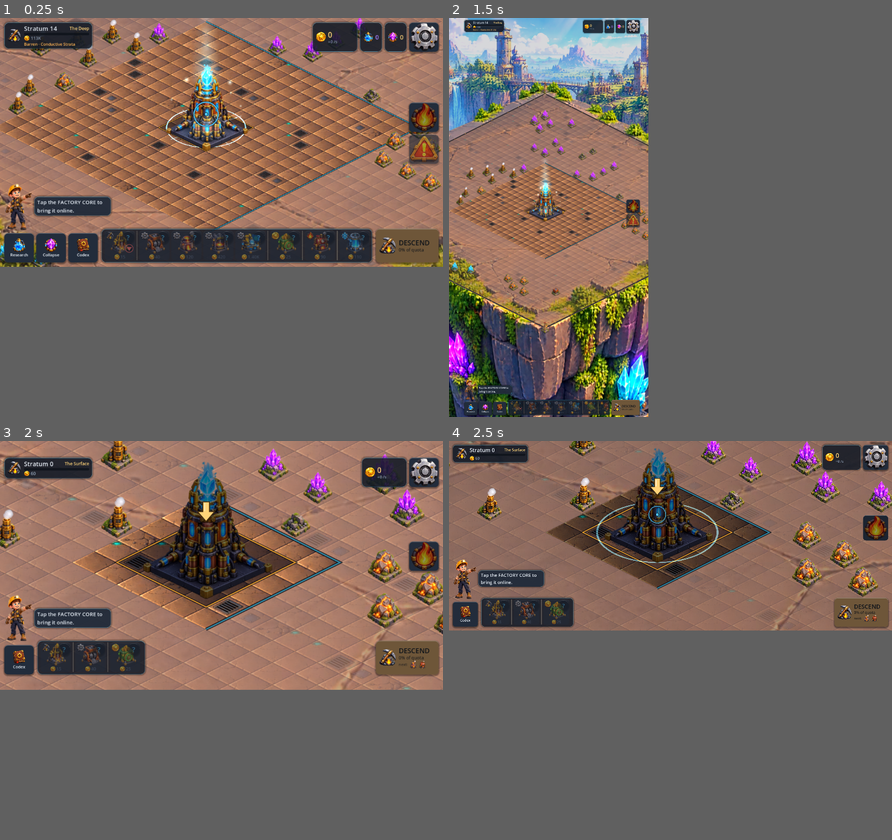
Above: before the commit, frames 1-4 (two rows, left to right).
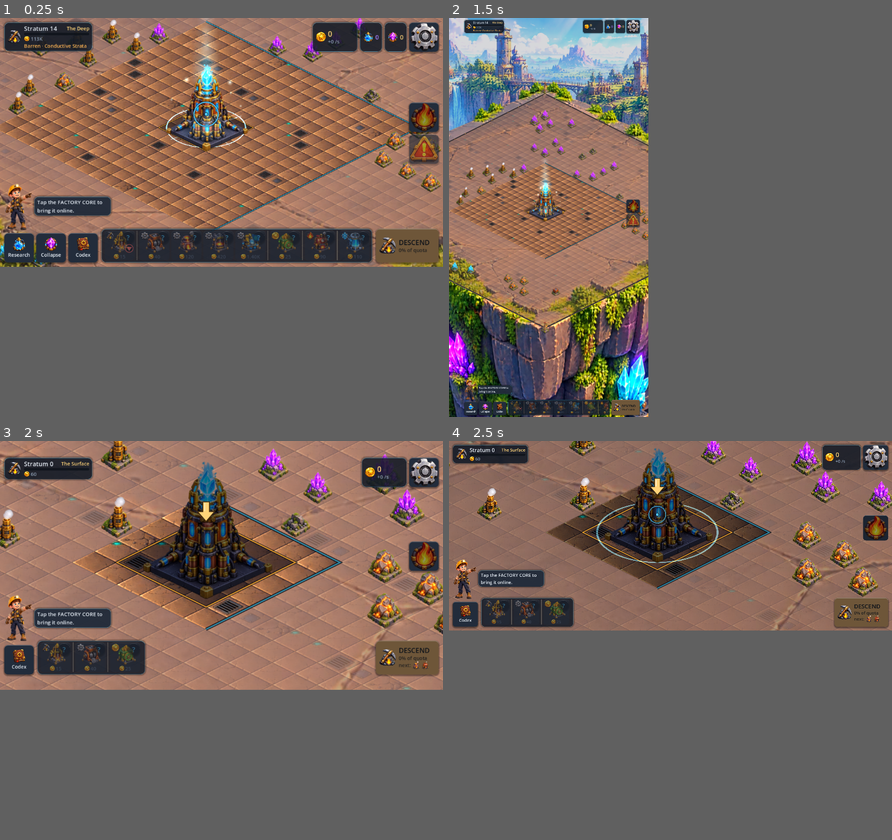
Above: after the commit, the same moments.

Repository: Furkiozknn/lodeworks
Game: Godot game, scene res://tools/layout_check.tscn
Same seed, same stepped clock (60 frames per second), same inputs: the game is played once before the commit and once after it. This scene is started directly instead of the project's main scene.
Inputs (mouse positions are in pixels of both pictures, inside the frame that each line leads up to):
- Up to frame 1 (0.25 s): no input
- Up to frame 2 (1.5 s): click (874, 101) at 0.52 s; click (874, 109) at 1.27 s
- Up to frame 3 (2 s): no input
- Up to frame 4 (2.5 s): click (874, 544) at 2.02 s

The runs differ from the first frame. In frame 1, 1.0% of the frame differs, in the area x 0-97%, y 2-61%; in frame 2, 0.2%; in frame 3, 0.5%; in frame 4, 0.4%.

Commit message:
Raise the smallest interface text from 13 to 16 units, and hold it there
The captions under Research, Collapse and Codex, the credits per second,
the stratum's rules, band and quota, Descend's line and every tray price
were 12-14 units: 7.8 dp on an 18:9 phone at 400 dpi. They are now
main.TEXT_MIN, 16 units, 9.6 dp. The layout check reports the smallest
shown text in dp on every screen shape and fails on any under the floor;
all 11 shapes x 3 safe areas still pass.

Co-Authored-By: Claude Opus 5.5 (1M context) <noreply@anthropic.com>

Diff:
--- a/scripts/ui/main.gd
+++ b/scripts/ui/main.gd
@@ -33,6 +33,10 @@
 ## The bottom bar: a 96-unit key and the tray's margin round it.
 const BOTTOM_H := 110.0
 const ACTION_W := 96.0
+## The smallest text on the interface, in canvas units: 9.6 dp on the
+## reference 18:9 phone, 7.8 before. tools/layout_check.gd fails on any
+## shown text under it.
+const TEXT_MIN := 16
 const TOOL_W := 96.0
 const DESCEND_W := 204.0
 ## Android's 48dp touch floor, in canvas units, on the phone where a canvas
@@ -504,7 +508,7 @@
 	ic.custom_minimum_size = Vector2(0, 46)
 	ic.mouse_filter = Control.MOUSE_FILTER_IGNORE
 	box.add_child(ic)
-	var l := _label(caption, 13, Palette.TEXT)
+	var l := _label(caption, TEXT_MIN, Palette.TEXT)
 	l.horizontal_alignment = HORIZONTAL_ALIGNMENT_CENTER
 	box.add_child(l)
 	b.add_child(box)
@@ -564,7 +568,7 @@
 	_lbl_depth = _label("Stratum 0", 20, Palette.TEXT)
 	_lbl_depth.size_flags_horizontal = Control.SIZE_EXPAND_FILL
 	top.add_child(_lbl_depth)
-	_lbl_band = _label("", 14, Palette.CORE)
+	_lbl_band = _label("", TEXT_MIN, Palette.CORE)
 	top.add_child(_lbl_band)
 	col.add_child(top)
 	_quota_bar = ProgressBar.new()
@@ -588,10 +592,10 @@
 	qrow.add_theme_constant_override("separation", 4)
 	qrow.mouse_filter = Control.MOUSE_FILTER_IGNORE
 	qrow.add_child(_icon_rect("credits", 18))
-	_lbl_quota = _label("", 14, Palette.TEXT_DIM)
+	_lbl_quota = _label("", TEXT_MIN, Palette.TEXT_DIM)
 	qrow.add_child(_lbl_quota)
 	col.add_child(qrow)
-	_lbl_mods = _label("", 13, Palette.WARN)
+	_lbl_mods = _label("", TEXT_MIN, Palette.WARN)
 	_lbl_mods.autowrap_mode = TextServer.AUTOWRAP_WORD_SMART
 	_lbl_mods.custom_minimum_size = Vector2(212, 0)
 	col.add_child(_lbl_mods)
@@ -692,7 +696,7 @@
 	row.add_theme_constant_override("separation", 8)
 	row.mouse_filter = Control.MOUSE_FILTER_IGNORE
 	_lbl_credits = _label("0", 24, Palette.CORE)
-	_lbl_rate = _label("0 /s", 13, Palette.TEXT_DIM)
+	_lbl_rate = _label("0 /s", TEXT_MIN, Palette.TEXT_DIM)
 	var money := _pill("credits", _lbl_credits, _lbl_rate)
 	money.custom_minimum_size = Vector2(146, 0)
 	row.add_child(money)
@@ -842,7 +846,7 @@
 	col.add_theme_constant_override("separation", -2)
 	col.mouse_filter = Control.MOUSE_FILTER_IGNORE
 	col.add_child(_label("DESCEND", 22, Palette.BG))
-	_lbl_descend_sub = _label("", 14, Color(Palette.BG, 0.8))
+	_lbl_descend_sub = _label("", TEXT_MIN, Color(Palette.BG, 0.8))
 	col.add_child(_lbl_descend_sub)
 	_next_row = HBoxContainer.new()
 	_next_row.add_theme_constant_override("separation", 2)
@@ -1157,7 +1161,7 @@
 	cost_row.add_theme_constant_override("separation", 2)
 	cost_row.mouse_filter = Control.MOUSE_FILTER_IGNORE
 	cost_row.add_child(_icon_rect("credits", 18))
-	var cost_lbl: Label = _label(Economy.fmt(Sim.cost_of(id)), 14, Palette.CORE)
+	var cost_lbl: Label = _label(Economy.fmt(Sim.cost_of(id)), TEXT_MIN, Palette.CORE)
 	cost_row.add_child(cost_lbl)
 	col.add_child(cost_row)
 	b.add_child(col)
@@ -1486,7 +1490,7 @@
 		_next_row.visible = false
 		return
 	_next_row.visible = true
-	_next_row.add_child(_label("next:", 12, Color(Palette.BG, 0.75)))
+	_next_row.add_child(_label("next:", TEXT_MIN, Color(Palette.BG, 0.75)))
 	for id: String in ids.slice(0, 3):
 		var chip := Chips.MachineSprite.new(id, 28.0)
 		chip.tooltip_text = String(MachineDB.get_machine(id)["name"])
--- a/tools/layout_check.gd
+++ b/tools/layout_check.gd
@@ -174,10 +174,16 @@
 			Vector2(0.0, canvas.y)])
 		for part in Geometry2D.intersect_polygons(yard, screen):
 			shown += absf(_poly_area(part))
+		# No shown text under the interface's floor (main.TEXT_MIN).
+		var floor_units: int = int((main.get_script() as GDScript).get("TEXT_MIN"))
+		var txt: Dictionary = _smallest_text(main, floor_units)
+		for t: String in txt["under"]:
+			_fail.append("%s: text under %d units: %s" % [tag, floor_units, t])
 		print("%-18s %-12s %9.1f %9.1f %7.1f%% %5.1f%% %s" % [name,
 			"%dx%d" % [int(canvas.x), int(canvas.y)], cell_dp, max_dp,
 			100.0 * shown / (canvas.x * canvas.y), _hud_share(rects, canvas),
-			"zoom %.2f, %.2f px/unit" % [view.cam.zoom, scale_px]])
+			"zoom %.2f, %.2f px/unit, smallest text %d units = %.1f dp ('%s')" % [view.cam.zoom,
+				scale_px, int(txt["units"]), float(txt["units"]) * dp_per_unit, txt["words"]]])
 
 
 ## "board": a deep shaft, the Core long online, research and Cores in hand.
@@ -250,6 +256,28 @@
 ## How many of the world's props stand on screen, clear of the panels, and
 ## how many of those are resource nodes: what a player actually sees round
 ## the yard, as against what layout.json holds.
+## The smallest text on the interface: its size in canvas units, the words,
+## and every text under `floor_units`. Labels and keys with words, shown and
+## not inside an open panel.
+func _smallest_text(main: Control, floor_units: int) -> Dictionary:
+	var smallest: int = 999
+	var words: String = ""
+	var under: Array[String] = []
+	for n: Node in main.find_children("*", "", true, false):
+		if not (n is Label or n is Button) or not (n as Control).is_visible_in_tree():
+			continue
+		var text: String = String(n.get("text")).strip_edges()
+		if text == "":
+			continue
+		var fs: int = (n as Control).get_theme_font_size("font_size")
+		if fs < floor_units:
+			under.append("%s %d" % [text.replace("\n", " ").left(24), fs])
+		if fs < smallest:
+			smallest = fs
+			words = text.replace("\n", " ").left(24)
+	return {"units": smallest, "words": words, "under": under}
+
+
 func _props_on_screen(view: IsoView, rects: Dictionary, canvas: Vector2) -> String:
 	var shown: int = 0
 	var nodes: int = 0
Not shown, changed: docs/AUDIT.md
Not shown, changed: docs/DEVICE-TEST.md
